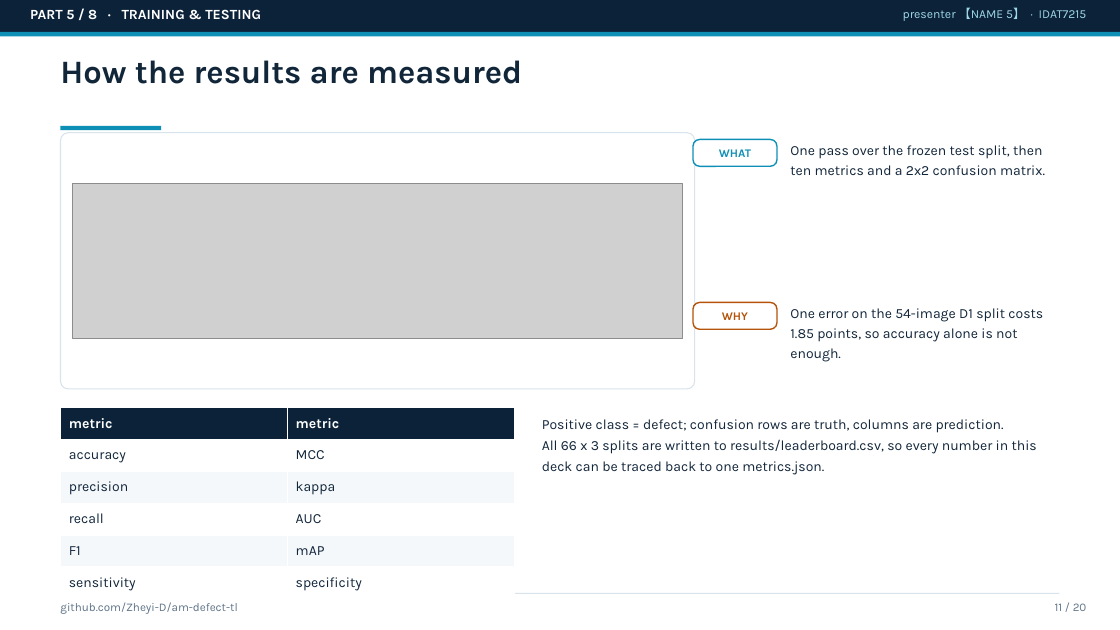
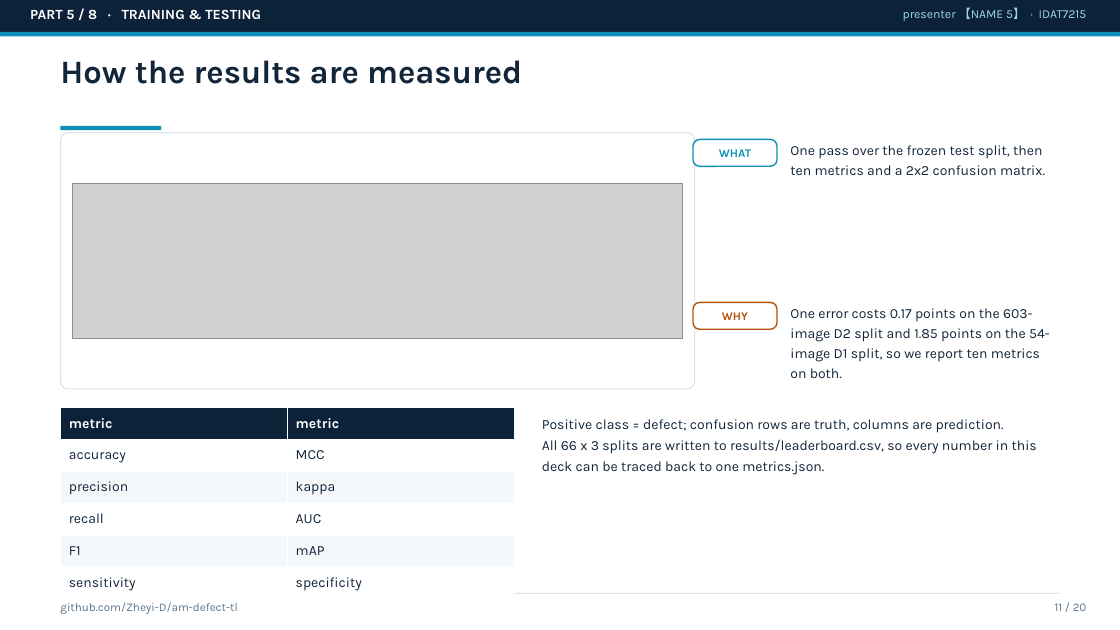
Before and after one commit to Zheyi-D/am-defect-tl, a slide deck: slide 11 of reports/slides_draft.pptx. Drawn at 1120x630 pixels with LibreOffice and Linux fonts; fonts in the diff are those of the drawing; grey boxes stand for pictures. Boxes give left, top, right and bottom in pixels: in the first picture for what was removed or moved away, otherwise in the second. Text is boxed around its words. In the diff, an @@ line names an element or a change of style, - is before the commit and + after.

```diff
--- a/reports/slides_draft.pptx
+++ b/reports/slides_draft.pptx
@@ text at (790,308,1050,378): text changed @@
-One error on the 54-image D1 split costs 1.85 points, so accuracy alone is not enough.
+One error costs 0.17 points on the 603-image D2 split and 1.85 points on the 54-image D1 split, so we report ten metrics on both.
```
Also in this commit, not shown: 5 other slides changed, 2 other files.
